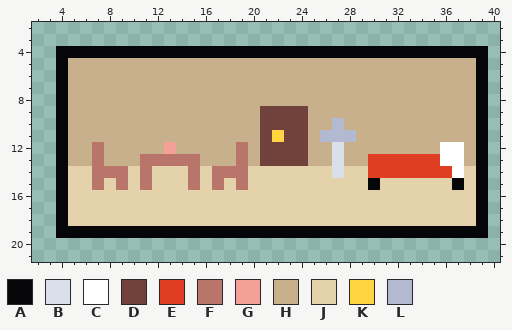
One commit to this pixel-art file: sprites/ui/source/room.aseprite. The picture above is the old version.
44x24 pixels, 1 frame. Shown: x 2..40, y 2..21.
Palette (. is transparent): A #060608  B #dae0ea  C #ffffff  D #71413b  E #df3e23  F #ba756a  G #f5a097  H #c7b08b  J #e4d2aa  K #ffd541  L #b3b9d1
Pixels before, first column x 4:
 4 AAAAAAAAAAAAAAAAAAAAAAAAAAAAAAAAAAAA
 5 AHHHHHHHHHHHHHHHHHHHHHHHHHHHHHHHHHHA
 6 AHHHHHHHHHHHHHHHHHHHHHHHHHHHHHHHHHHA
 7 AHHHHHHHHHHHHHHHHHHHHHHHHHHHHHHHHHHA
 8 AHHHHHHHHHHHHHHHHHHHHHHHHHHHHHHHHHHA
 9 AHHHHHHHHHHHHHHHHDDDDHHHHHHHHHHHHHHA
10 AHHHHHHHHHHHHHHHHDDDDHHLHHHHHHHHHHHA
11 AHHHHHHHHHHHHHHHHDKDDHLLLHHHHHHHHHHA
12 AHHFHHHHHGHHHHHFHDDDDHHBHHHHHHHHCCHA
13 AHHFHHHFFFFFHHHFHDDDDHHBHHEEEEEECCHA
14 AJJFFFJFJJJFJFFFJJJJJJJBJJEEEEEEECJA
15 AJJFJFJFJJJFJFJFJJJJJJJJJJAJJJJJJAJA
16 AJJJJJJJJJJJJJJJJJJJJJJJJJJJJJJJJJJA
17 AJJJJJJJJJJJJJJJJJJJJJJJJJJJJJJJJJJA
18 AJJJJJJJJJJJJJJJJJJJJJJJJJJJJJJJJJJA
19 AAAAAAAAAAAAAAAAAAAAAAAAAAAAAAAAAAAA
Now the later version:
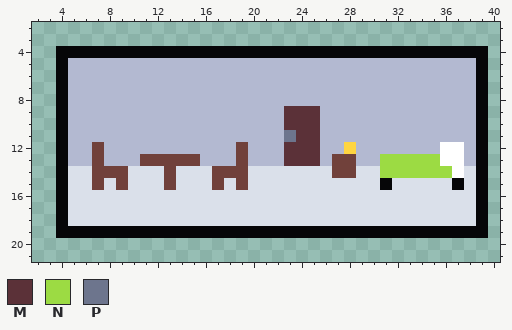
Colours new in this view: M #5b3138  N #9cdb43  P #6d758d
Change:
layer "nice-room" now shown
layer "nicest-room" now hidden
Changed rows in their new state; - is an unchanged pixel.
first column x 5:
 5 LLLLLLLLLLLLLLLLLLLLLLLLLLLLLLLLLL
 6 LLLLLLLLLLLLLLLLLLLLLLLLLLLLLLLLLL
 7 LLLLLLLLLLLLLLLLLLLLLLLLLLLLLLLLLL
 8 LLLLLLLLLLLLLLLLLLLLLLLLLLLLLLLLLL
 9 LLLLLLLLLLLLLLLLLLMMMLLLLLLLLLLLLL
10 LLLLLLLLLLLLLLLLLLMMML-LLLLLLLLLLL
11 LLLLLLLLLLLLLLLLLLPMM---LLLLLLLLLL
12 LLDLLLLLLLLLLLDLLLMMMLLKLLLLLLL--L
13 LLDLLLDDDDDLLLDLLLMMMLDDLLNNNNN--L
14 BBDDDBBBDBBBDDDBBBBBBBDDBBNNNNNN-B
15 BBDBDBBBDBBBDBDBBBBBBBBBBBABBBBB-B
16 BBBBBBBBBBBBBBBBBBBBBBBBBBBBBBBBBB
17 BBBBBBBBBBBBBBBBBBBBBBBBBBBBBBBBBB
18 BBBBBBBBBBBBBBBBBBBBBBBBBBBBBBBBBB
Boxes around the changes in both pictures, in picture pixels (x1, y1, x2, y2):
changed: (68, 58, 476, 226)
